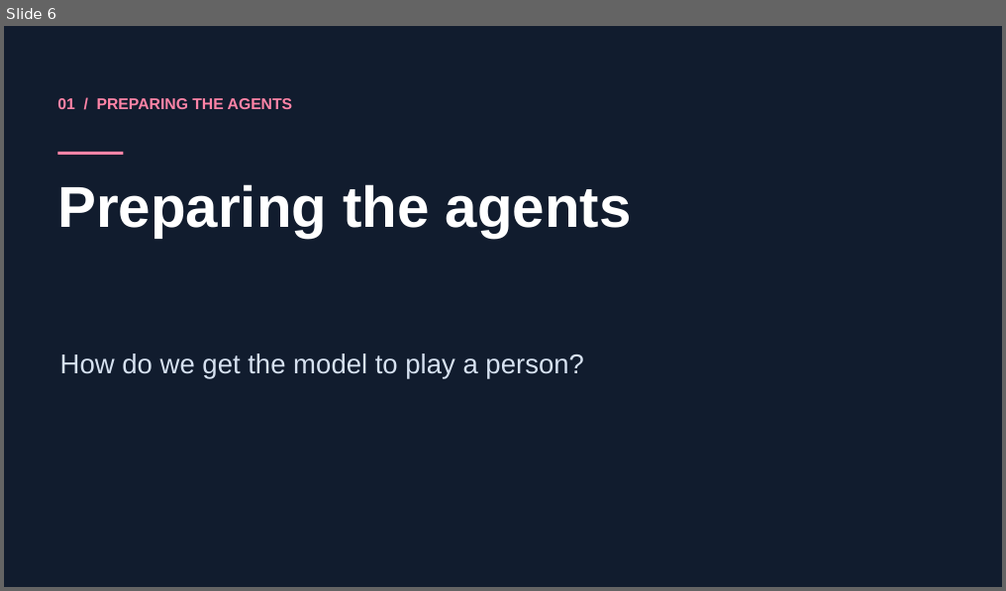
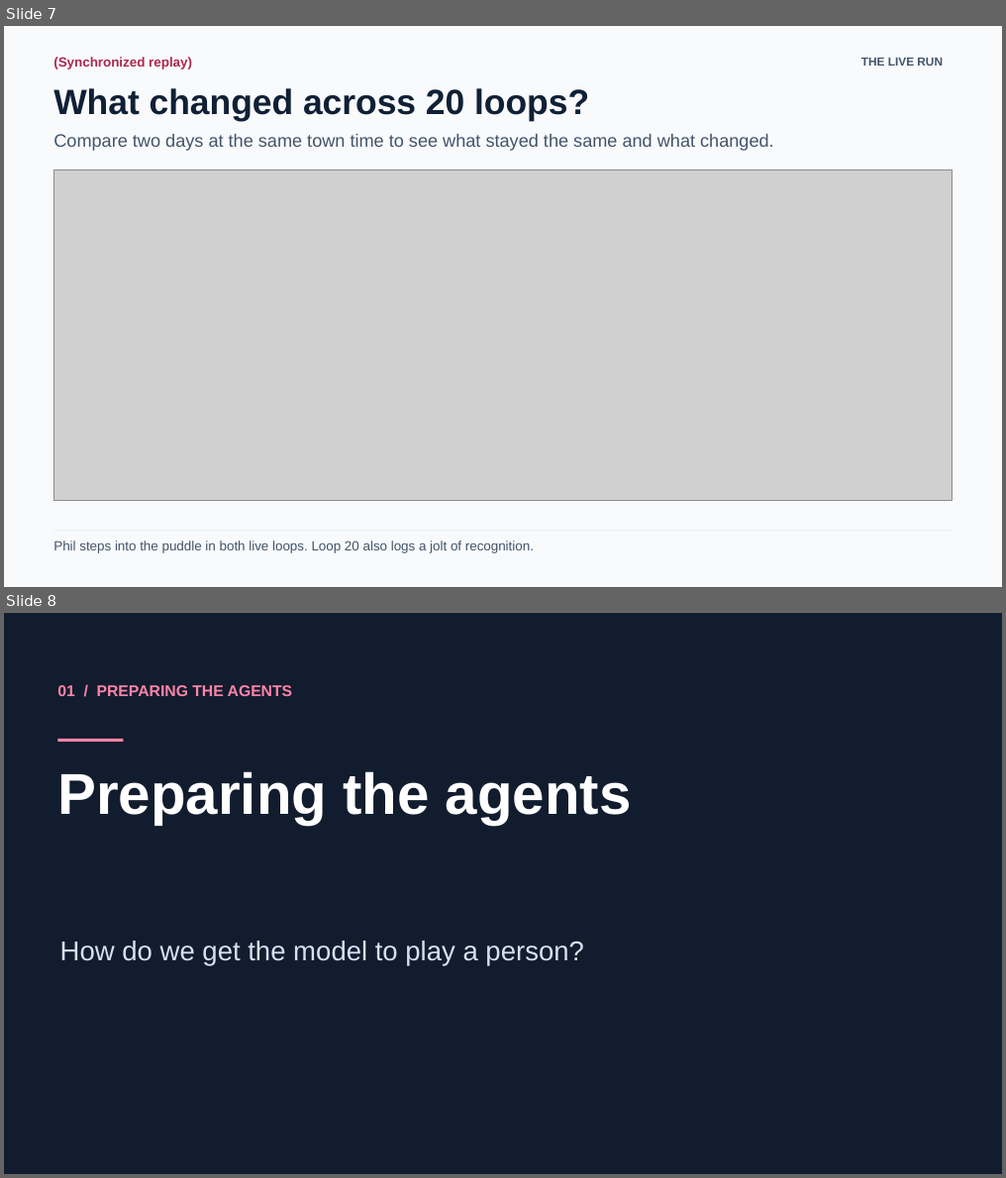
Before and after one commit to PeemCS/Agents_trapped_in_a_time_loop, a slide deck: showcase/presentation/Loopday-Talk-Deck.pptx. Shown one above the other, each under a label of ours: slide 6 before the commit, slides 7 and 8 after it. The pictures are 1006x591 and 1006x1178 pixels, drawn with LibreOffice and Linux fonts; fonts in the diff are those of the drawing; grey boxes stand for pictures. Boxes give left, top, right and bottom in pixels: in the first picture for what was removed or moved away, otherwise in the second. Text is boxed around its words. In the diff, an @@ line names an element or a change of style, - is before the commit and + after.

Commit message:
Show the live ledger and loop comparison in the talk

```diff
--- a/showcase/presentation/Loopday-Talk-Deck.pptx
+++ b/showcase/presentation/Loopday-Talk-Deck.pptx
@@ slide 7 added at (x1=4, y1=26, x2=1002, y2=587), background #F8FAFC @@
@@ text added at (x1=54, y1=57, x2=192, y2=70), 12.8 pt, text #AD284E, bold @@
+(Synchronized replay)
@@ text added at (x1=861, y1=58, x2=943, y2=66), 11.2 pt, text #43546A, bold @@
+THE LIVE RUN
@@ text added at (x1=54, y1=88, x2=589, y2=121), 33.8 pt, text #102035, bold @@
+What changed across 20 loops?
@@ text added at (x1=54, y1=134, x2=774, y2=151), 17.2 pt, text #43546A @@
+Compare two days at the same town time to see what stayed the same and what changed.
@@ picture added at (x1=54, y1=170, x2=952, y2=501) @@
@@ text added at (x1=54, y1=541, x2=534, y2=554), 12.8 pt, text #43546A @@
+Phil steps into the puddle in both live loops. Loop 20 also logs a jolt of recognition.
@@ rectangle added at (x1=54, y1=531, x2=952, y2=531), fill #E5EBF2 @@
@@ what was slide 6 is now slide 8 @@
```
Also in this commit, not shown: 18 slides changed, 1 other slide added, 3 slides removed, 1 other file.
